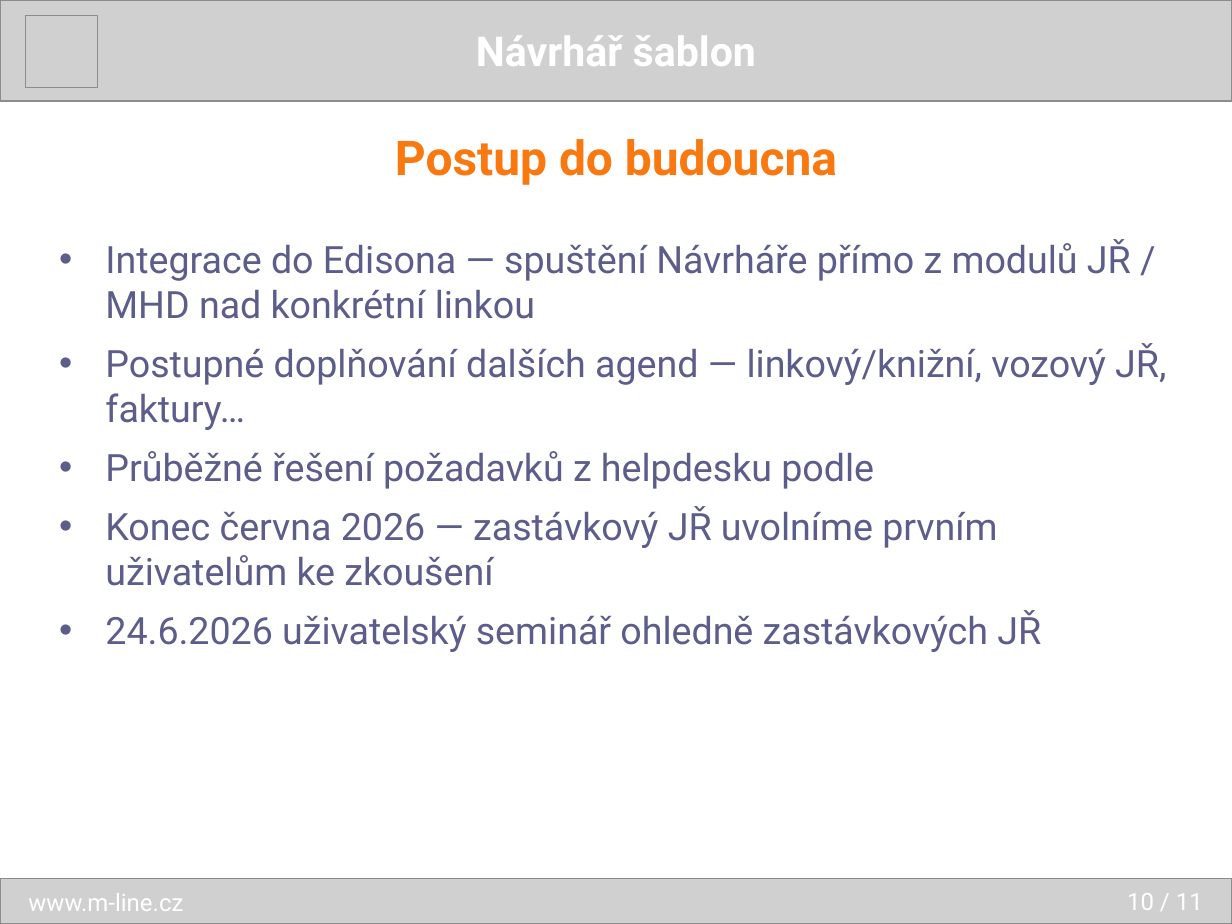
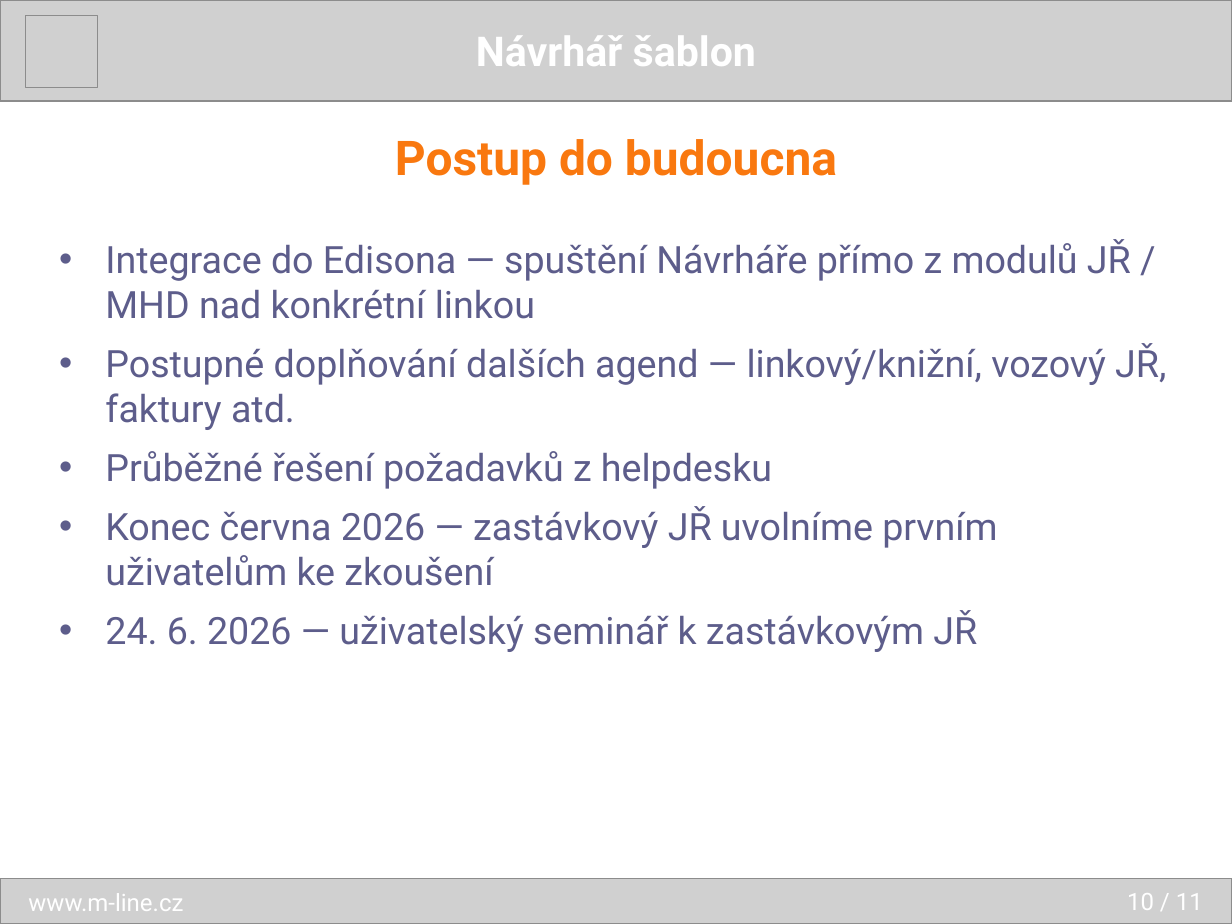
Before and after one commit to dracekmartin/EDISON2-projekt, a slide deck: slide 10 of TemplateDesigner/prezentace/TemplateDesigner.pptx. Drawn at 1232x924 pixels with LibreOffice and Linux fonts; fonts in the diff are those of the drawing; grey boxes stand for pictures. Boxes give left, top, right and bottom in pixels: in the first picture for what was removed or moved away, otherwise in the second. Text is boxed around its words. In the diff, an @@ line names an element or a change of style, - is before the commit and + after.

```diff
--- a/TemplateDesigner/prezentace/TemplateDesigner.pptx
+++ b/TemplateDesigner/prezentace/TemplateDesigner.pptx
@@ text at (105,343,1166,489): text changed @@
-• Postupné doplňování dalších agend — linkový/knižní, vozový JŘ, faktury…
-• Průběžné řešení požadavků z helpdesku podle
+• Postupné doplňování dalších agend — linkový/knižní, vozový JŘ, faktury atd.
+• Průběžné řešení požadavků z helpdesku
@@ text at (105,610,977,652): text changed @@
-• 24.6.2026 uživatelský seminář ohledně zastávkových JŘ
+• 24. 6. 2026 — uživatelský seminář k zastávkovým JŘ
```
Also in this commit, not shown: 8 other slides changed.
